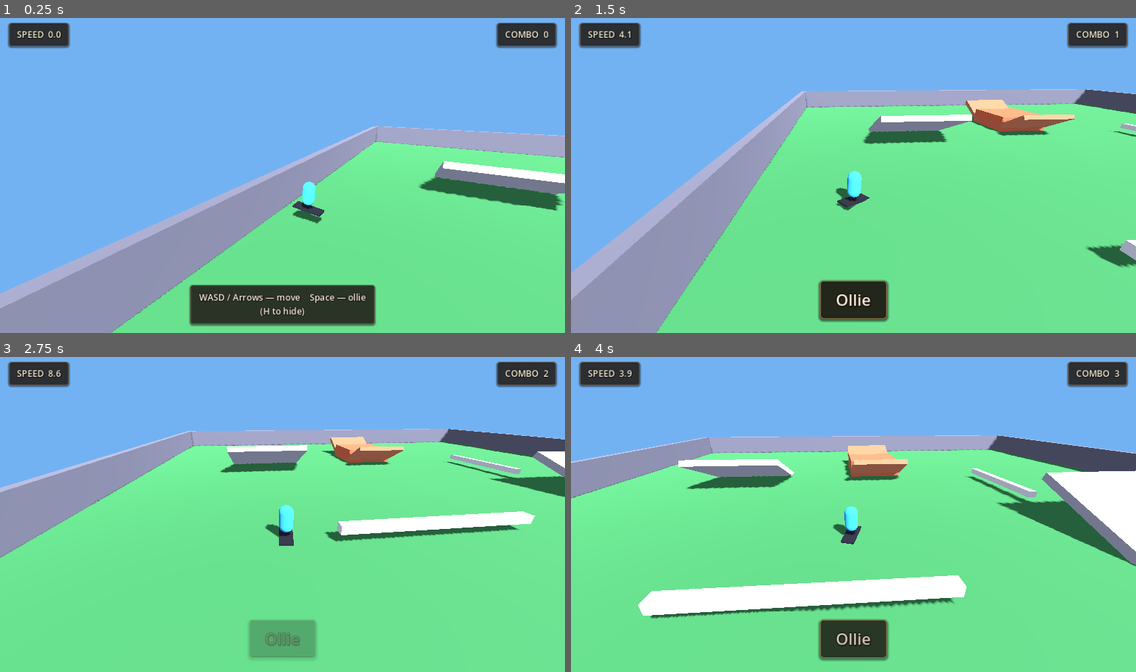
Above: before the commit, frames 1-4 (two rows, left to right).
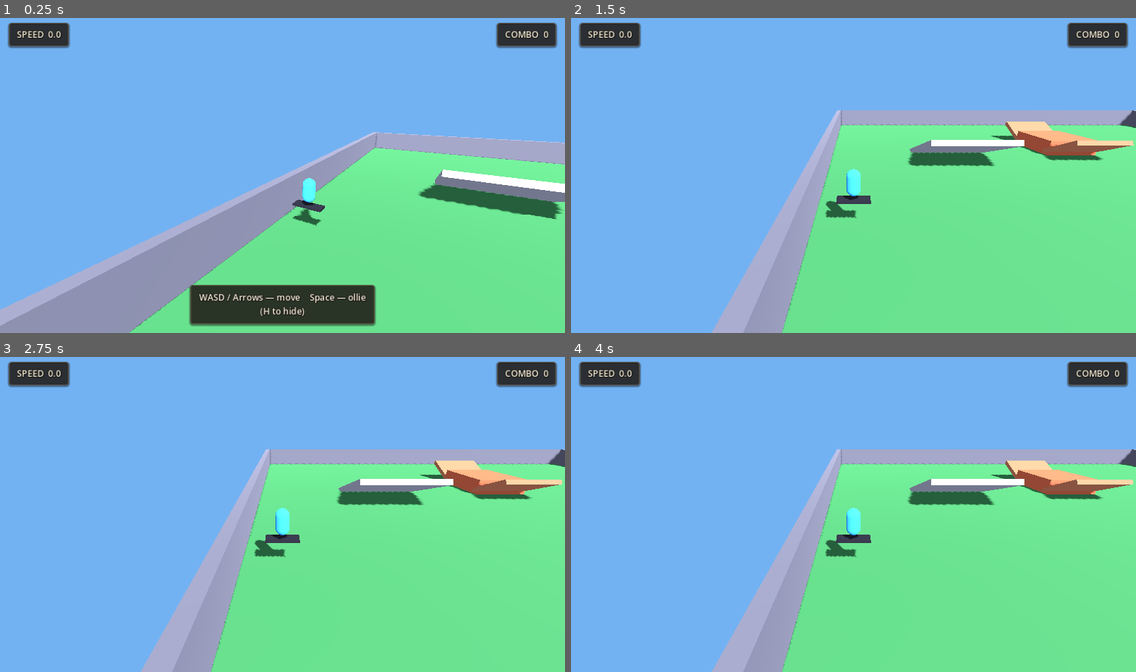
Above: after the commit, the same moments.

Repository: drok123/skateboard-game
Game: Godot game, scene res://scenes/main.tscn
Two runs of this game, one before a commit and one after it. Both use one fixed random seed, a clock stepped at 60 frames per second and the inputs below.
Inputs:
- Up to frame 1 (0.25 s): no input
- Up to frame 2 (1.5 s): tap Enter at 0.5 s; hold D (move_right) 0.53-1.28 s; tap Space (jump) at 0.6, 0.77, 1.07 s; hold S (move_back) from 1.28 s (still down); tap H at 1.35 s
- Up to frame 3 (2.75 s): tap Space (jump) at 1.52, 1.55, 1.82, 2.1 s; release S (move_back) at 2.03 s; hold D (move_right) from 2.03 s (still down)
- Up to frame 4 (4 s): release D (move_right) at 2.78 s; hold W (move_forward) 2.78-3.53 s; tap H at 2.85 s; tap Space (jump) at 3.02, 3.05, 3.32, 3.6, 3.77 s; hold A (move_left) from 3.53 s (still down)

The runs differ from the first frame. In frame 1, 9.9% of the frame differs, in the area x 0-100%, y 34-100%; in frame 2, 33%; in frame 3, 43%; in frame 4, 47%, in the area x 0-100%, y 4-100%.

Commit message:
Wire HUD toast to TrickSystem.trick_started

Diff:
--- a/scripts/hud.gd
+++ b/scripts/hud.gd
@@ -23,6 +23,8 @@
 @onready var _quit_button: Button = $PauseOverlay/Center/PausePanel/PauseMargin/VBox/QuitButton
 
 var _player: CharacterBody3D
+var _trick_system: Node
+var _tricks_connected: bool = false
 var _toast_tween: Tween
 var _hint_grace_done: bool = false
 var _hint_dismissed: bool = false
@@ -45,6 +47,7 @@
 func _process(_delta: float) -> void:
 	if _player == null or not is_instance_valid(_player):
 		_resolve_player()
+	_try_connect_trick_system()
 	_update_speed()
 	_try_dismiss_hint_from_play()
 
@@ -100,6 +103,42 @@
 		var nodes := get_tree().get_nodes_in_group("player")
 		if not nodes.is_empty():
 			_player = nodes[0] as CharacterBody3D
+	# TrickSystem may appear after player; connect once when found.
+	_try_connect_trick_system()
+
+
+func _try_connect_trick_system() -> void:
+	if _tricks_connected:
+		return
+	if _player == null or not is_instance_valid(_player):
+		return
+	_trick_system = _player.get_node_or_null("TrickSystem")
+	if _trick_system == null:
+		return
+	if _trick_system.has_signal("trick_started"):
+		_trick_system.trick_started.connect(_on_trick_started)
+	if _trick_system.has_signal("combo_changed"):
+		_trick_system.combo_changed.connect(_on_trick_combo_changed)
+	if _trick_system.has_signal("bailed"):
+		_trick_system.bailed.connect(_on_trick_bailed)
+	_tricks_connected = true
+
+
+func _pretty_trick_name(trick_name: String) -> String:
+	## underscores → spaces, capitalize words (kickflip → Kickflip, frontside_180 → Frontside 180).
+	return trick_name.capitalize()
+
+
+func _on_trick_started(trick_name: String) -> void:
+	show_toast(_pretty_trick_name(trick_name))
+
+
+func _on_trick_combo_changed(multiplier: int, _total_score: int) -> void:
+	set_combo(multiplier)
+
+
+func _on_trick_bailed() -> void:
+	reset_combo()
 
 
 func _update_speed() -> void:
--- a/scripts/player.gd
+++ b/scripts/player.gd
@@ -1,69 +1,181 @@
 extends CharacterBody3D
-## Controllable skateboarder: WASD/arrows move, Space ollies.
+## Skate feel: push, carve lean, ollie pop, landing stick.
+## Player Controller feeds wish + jump via apply_movement; Physics owns velocity.
 
-const SPEED := 10.0
-const ACCEL := 14.0
-const FRICTION := 8.0
-const TURN_SPEED := 3.5
-const JUMP_VELOCITY := 7.5
-const AIR_CONTROL := 0.35
-const GRAVITY := 18.0
-const MAX_FALL := -30.0
+const MAX_SPEED := 12.5
+const PUSH_ACCEL := 18.0
+const CARVE_ACCEL := 10.0
+const FRICTION := 6.5
+const BRAKE_FRICTION := 14.0
+const TURN_SPEED := 2.8
+const TURN_SPEED_FAST := 4.2
+const JUMP_VELOCITY := 6.8
+const OLLIE_FORWARD_BOOST := 1.4
+const AIR_CONTROL := 0.28
+const AIR_TURN := 1.6
+const GRAVITY := 22.0
+const MAX_FALL := -32.0
+const LAND_STICK := 0.82
+const CARVE_LEAN_MAX := 0.38
+const SECONDARY_RECOVER_RATE := 1.8
 
 @onready var mesh: Node3D = $MeshPivot
 @onready var board: MeshInstance3D = $MeshPivot/Board
 @onready var rider: MeshInstance3D = $MeshPivot/Rider
+@onready var _tricks: Node = get_node_or_null("TrickSystem")
 
 var _facing := 0.0
+var _was_on_floor := true
+var _airborne := false
+var _active_air_trick := ""
+var _secondary_intensity := 1.0
+var _board_lean := 0.0
 
 
-func _physics_process(delta: float) -> void:
-	# Gravity
-	if not is_on_floor():
-		velocity.y = maxf(velocity.y - GRAVITY * delta, MAX_FALL)
-	else:
-		if velocity.y < 0.0:
-			velocity.y = 0.0
+# Input → apply_movement lives on PlayerInput (Player Controller).
 
-	# Ollie / jump
-	if Input.is_action_just_pressed("jump") and is_on_floor():
-		velocity.y = JUMP_VELOCITY
-		_ollie_squash()
-		get_tree().call_group("hud", "show_toast", "Ollie")
-		get_tree().call_group("hud", "add_combo", 1)
 
-	var input_dir := Input.get_vector("move_left", "move_right", "move_forward", "move_back")
-	var wish := Vector3(input_dir.x, 0.0, input_dir.y)
+## Public API for Player Controller: wish is world XZ intent (-1..1), jump_pressed is edge.
+func apply_movement(wish: Vector3, jump_pressed: bool, delta: float) -> void:
+	wish.y = 0.0
 	if wish.length_squared() > 1.0:
 		wish = wish.normalized()
 
-	var control := 1.0 if is_on_floor() else AIR_CONTROL
+	var on_floor := is_on_floor()
+
+	# Gravity
+	if not on_floor:
+		velocity.y = maxf(velocity.y - GRAVITY * delta, MAX_FALL)
+		_airborne = true
+	elif velocity.y < 0.0:
+		velocity.y = 0.0
+
+	# Landing stick: floor after air
+	if on_floor and not _was_on_floor:
+		_on_landed()
+
+	# Ollie pop
+	if jump_pressed and on_floor:
+		_do_ollie()
+
 	var horizontal := Vector3(velocity.x, 0.0, velocity.z)
+	var speed := horizontal.length()
+	var control := 1.0 if on_floor else AIR_CONTROL
 
 	if wish.length_squared() > 0.01:
-		var target := wish * SPEED
-		horizontal = horizontal.move_toward(target, ACCEL * control * delta)
-		_facing = lerp_angle(_facing, atan2(wish.x, wish.z), TURN_SPEED * delta)
-		mesh.rotation.y = _facing
+		var wish_angle := atan2(wish.x, wish.z)
+		var facing_delta := absf(wrapf(wish_angle - _facing, -PI, PI))
+		var aligned := 1.0 - clampf(facing_delta / (PI * 0.5), 0.0, 1.0)
+		# Push hard when aimed forward; carve when steering across velocity.
+		var accel := lerpf(CARVE_ACCEL, PUSH_ACCEL, aligned)
+		var target := wish * MAX_SPEED
+		horizontal = horizontal.move_toward(target, accel * control * delta)
+
+		var turn := TURN_SPEED
+		if on_floor:
+			turn = lerpf(TURN_SPEED, TURN_SPEED_FAST, clampf(speed / MAX_SPEED, 0.0, 1.0))
+		else:
+			turn = AIR_TURN
+		_facing = lerp_angle(_facing, wish_angle, turn * delta)
+		if mesh:
+			mesh.rotation.y = _facing
+
+		# Carve lean into the turn (board roll)
+		var turn_dir := wrapf(wish_angle - _facing, -PI, PI)
+		var lean_target := clampf(-turn_dir * 1.8, -CARVE_LEAN_MAX, CARVE_LEAN_MAX)
+		if not on_floor:
+			lean_target *= 0.35
+		_board_lean = lerpf(_board_lean, lean_target, 10.0 * delta)
 	else:
-		horizontal = horizontal.move_toward(Vector3.ZERO, FRICTION * control * delta)
+		var fric := FRICTION if speed > 2.0 else BRAKE_FRICTION
+		horizontal = horizontal.move_toward(Vector3.ZERO, fric * control * delta)
+		_board_lean = lerpf(_board_lean, 0.0, 8.0 * delta)
 
 	velocity.x = horizontal.x
 	velocity.z = horizontal.z
 
-	# Slight board tilt while airborne
-	if board:
-		var tilt := clampf(-velocity.y * 0.03, -0.35, 0.25) if not is_on_floor() else 0.0
-		board.rotation.x = lerpf(board.rotation.x, tilt, 10.0 * delta)
-		if rider:
-			rider.rotation.x = board.rotation.x * 0.5
+	_update_board_visuals(delta, on_floor)
+	_recover_secondary(delta)
 
 	move_and_slide()
+	_was_on_floor = is_on_floor()
+
+
+## Soft-motion gate for spring bones (1 = full, 0 = locked for catch/land).
+func set_secondary_intensity(amount: float) -> void:
+	_secondary_intensity = clampf(amount, 0.0, 1.0)
+
+
+func get_secondary_intensity() -> float:
+	return _secondary_intensity
+
+
+func _do_ollie() -> void:
+	velocity.y = JUMP_VELOCITY
+	# Keep forward pop so ollies feel like a skate, not a hop.
+	var forward := Vector3(sin(_facing), 0.0, cos(_facing))
+	var horizontal := Vector3(velocity.x, 0.0, velocity.z)
+	horizontal += forward * OLLIE_FORWARD_BOOST
+	if horizontal.length() > MAX_SPEED * 1.05:
+		horizontal = horizontal.limit_length(MAX_SPEED * 1.05)
+	velocity.x = horizontal.x
+	velocity.z = horizontal.z
+	_airborne = true
+	_active_air_trick = "ollie"
+	_ollie_squash()
+	set_secondary_intensity(0.55)
+	if _tricks and _tricks.has_method("notify_trick_started"):
+		_tricks.notify_trick_started("ollie")
+
+
+func _on_landed() -> void:
+	# Stick the landing: bleed a little speed, kill bounce.
+	velocity.x *= LAND_STICK
+	velocity.z *= LAND_STICK
+	velocity.y = 0.0
+	_board_lean *= 0.3
+	_land_squash()
+	set_secondary_intensity(0.0)
+	if _airborne and _active_air_trick != "":
+		if _tricks and _tricks.has_method("notify_trick_landed"):
+			_tricks.notify_trick_landed(_active_air_trick)
+		_active_air_trick = ""
+	_airborne = false
+
+
+func _update_board_visuals(delta: float, on_floor: bool) -> void:
+	if board == null:
+		return
+	var pitch := 0.0
+	if not on_floor:
+		pitch = clampf(-velocity.y * 0.028, -0.4, 0.22)
+	board.rotation.x = lerpf(board.rotation.x, pitch, 12.0 * delta)
+	board.rotation.z = lerpf(board.rotation.z, _board_lean, 12.0 * delta)
+	if rider:
+		rider.rotation.x = board.rotation.x * 0.45
+		rider.rotation.z = board.rotation.z * 0.7
+	if mesh:
+		# Slight body lean with carve without fighting yaw.
+		mesh.rotation.z = lerpf(mesh.rotation.z, _board_lean * 0.5, 10.0 * delta)
+
+
+func _recover_secondary(delta: float) -> void:
+	if _secondary_intensity >= 1.0:
+		return
+	_secondary_intensity = minf(_secondary_intensity + SECONDARY_RECOVER_RATE * delta, 1.0)
 
 
 func _ollie_squash() -> void:
 	if mesh == null:
 		return
 	var tw := create_tween()
-	tw.tween_property(mesh, "scale", Vector3(1.15, 0.75, 1.15), 0.06)
-	tw.tween_property(mesh, "scale", Vector3.ONE, 0.12)
+	tw.tween_property(mesh, "scale", Vector3(1.12, 0.78, 1.12), 0.05)
+	tw.tween_property(mesh, "scale", Vector3.ONE, 0.14)
+
+
+func _land_squash() -> void:
+	if mesh == null:
+		return
+	var tw := create_tween()
+	tw.tween_property(mesh, "scale", Vector3(1.18, 0.72, 1.18), 0.05)
+	tw.tween_property(mesh, "scale", Vector3.ONE, 0.16)
